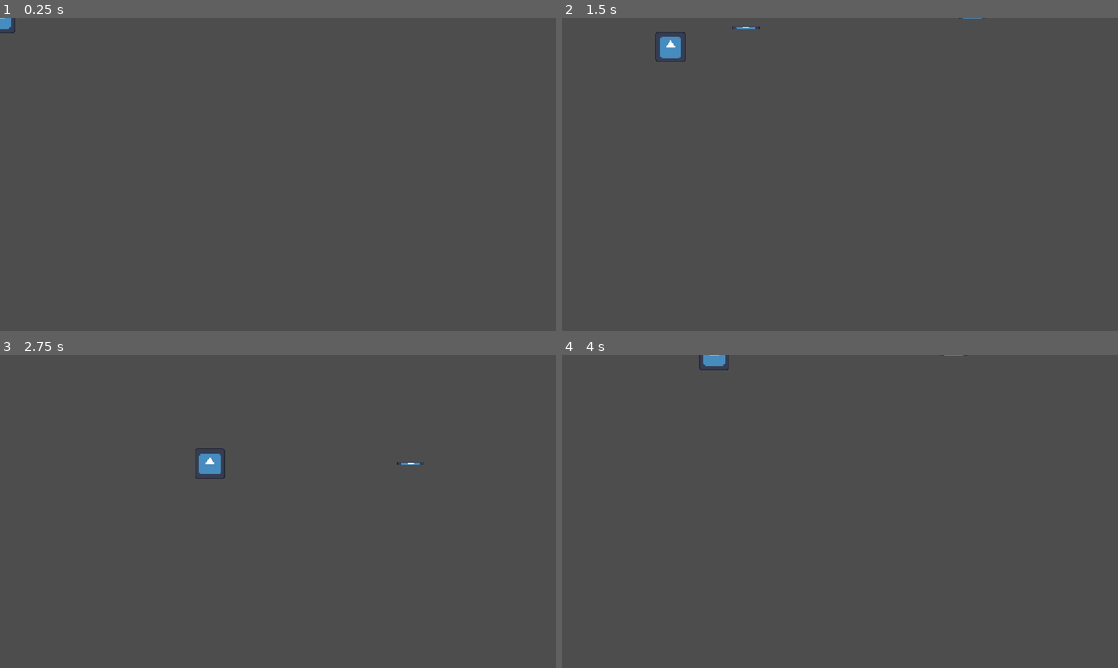
Above: before the commit, frames 1-4 (two rows, left to right).
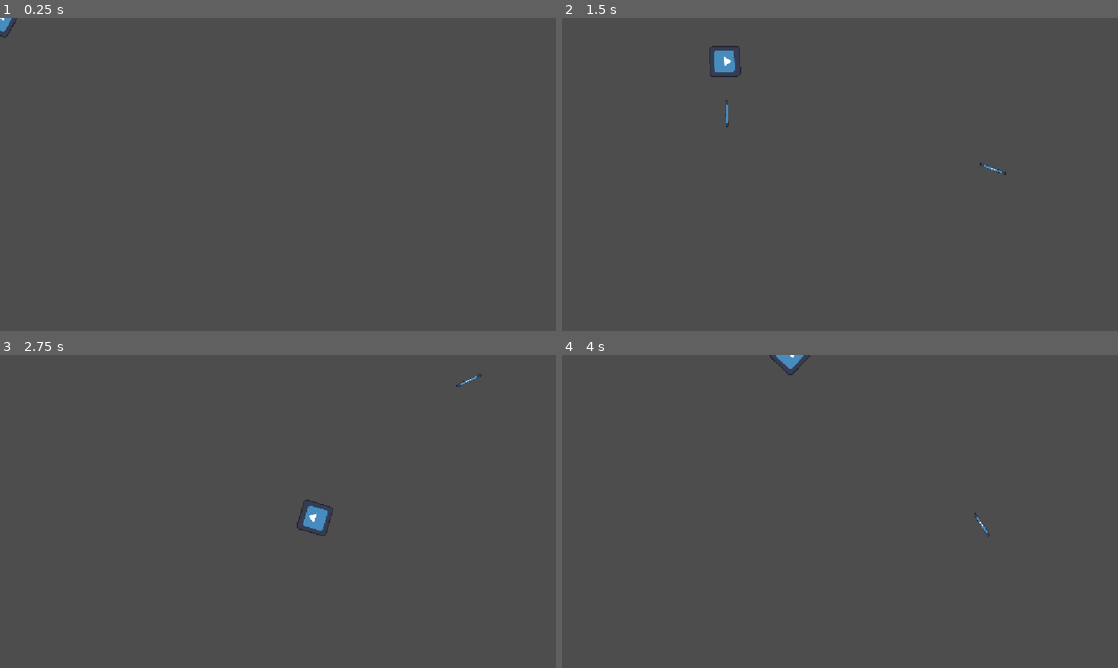
Above: after the commit, the same moments.

Repository: eee12342/New-Game
Game: Godot game, scene res://scenes/main.tscn
Same seed, same stepped clock (60 frames per second), same inputs: the game is played once before the commit and once after it. The engine's default icon, where the game draws it, is replaced by a stand-in: a white triangle on a blue panel in a dark square.
Inputs (mouse positions are in pixels of both pictures, inside the frame that each line leads up to):
- Up to frame 1 (0.25 s): no input
- Up to frame 2 (1.5 s): tap Enter at 0.5 s; move the mouse to (962, 158) at 0.52 s; hold D (right) 0.53-1.28 s; click (962, 158) at 0.6 s; move the mouse to (728, 190) at 1.27 s; hold S (down) from 1.28 s (still down); click (728, 190) at 1.35 s
- Up to frame 3 (2.75 s): move the mouse to (333, 442) at 2.02 s; release S (down) at 2.03 s; hold D (right) from 2.03 s (still down); click (333, 442) at 2.1 s
- Up to frame 4 (4 s): move the mouse to (812, 574) at 2.77 s; release D (right) at 2.78 s; hold W (up) 2.78-3.53 s; click (812, 574) at 2.85 s; move the mouse to (1006, 558) at 3.52 s; hold A (left) from 3.53 s (still down); click (1006, 558) at 3.6 s

The runs differ from the first frame. In frame 1, less than 0.1% of the frame differs, in the area x 0-3%, y 0-7%; in frame 2, 0.7%, in the area x 16-80%, y 0-51%; in frame 3, 0.7%; in frame 4, 0.4%.

Commit message:
Add Messenger autoload; improve bullets and add Enemy
Add Messenger.gd and register it as an autoload in project.godot. Refactor bullet behavior: expose pos/rot/dir, initialize global_position/global_rotation in _ready, rotate velocity by dir, and increase default scene speed. Update character.gd to pass spawn position, direction and rotation to bullets and add look_at-based rotation handling. Add a new Enemy.tscn scene and set Character instance speed in main.tscn.

Diff:
--- /dev/null
+++ b/Messenger.gd
@@ -0,0 +1,11 @@
+extends Node
+
+
+# Called when the node enters the scene tree for the first time.
+func _ready() -> void:
+	pass # Replace with function body.
+
+
+# Called every frame. 'delta' is the elapsed time since the previous frame.
+func _process(_delta: float) -> void:
+	pass
--- a/project.godot
+++ b/project.godot
@@ -14,6 +14,10 @@
 run/main_scene="uid://dctqyiq4smcbi"
 config/features=PackedStringArray("4.7", "GL Compatibility")
 config/icon="res://icon.svg"
+
+[autoload]
+
+Messenger="*uid://tu14cpxutfpv"
 
 [display]
 
--- a/scenes/character/bullet/bullet.gd
+++ b/scenes/character/bullet/bullet.gd
@@ -3,8 +3,15 @@
 
 @export var speed := 600
 var pos: Vector2
+var rot: float
+var dir: float
+
+
+func _ready() -> void:
+	global_position = pos
+	global_rotation = rot
 
 
 func _physics_process(_delta: float) -> void:
-	velocity = Vector2(speed, 0)
+	velocity = Vector2(speed, 0).rotated(dir)
 	move_and_slide()
--- a/scenes/character/bullet/bullet.tscn
+++ b/scenes/character/bullet/bullet.tscn
@@ -11,7 +11,7 @@
 collision_layer = 2
 collision_mask = 0
 script = ExtResource("1_jxok7")
-speed = 900
+speed = 1000
 
 [node name="Sprite" type="Sprite2D" parent="." unique_id=537784310]
 scale = Vector2(0.890625, 0.09375001)
--- a/scenes/character/character.gd
+++ b/scenes/character/character.gd
@@ -18,6 +18,7 @@
 
 	if Input.is_action_just_pressed("fire"):
 		fire()
+	handle_rotation()
 
 	move_and_slide()
 
@@ -26,5 +27,11 @@
 
 func fire() -> void:
 	var bullet = bullet_path.instantiate()
-	bullet.global_position = bullet_spawn.global_position
+	bullet.pos = bullet_spawn.global_position
+	bullet.dir = rotation
+	bullet.rot = global_rotation
 	get_parent().add_child(bullet)
+
+
+func handle_rotation() -> void:
+	look_at(get_global_mouse_position())
--- /dev/null
+++ b/scenes/enemy/enemy.tscn
@@ -0,0 +1,15 @@
+[gd_scene format=3 uid="uid://c7l0chwjkwn0j"]
+
+[ext_resource type="Texture2D" uid="uid://xb5n4088hw6r" path="res://icon.svg" id="1_4a83h"]
+
+[sub_resource type="RectangleShape2D" id="RectangleShape2D_bhunq"]
+size = Vector2(128, 129)
+
+[node name="Enemy" type="CharacterBody2D" unique_id=243331702]
+
+[node name="Sprite" type="Sprite2D" parent="." unique_id=603739376]
+texture = ExtResource("1_4a83h")
+
+[node name="CollisionShape2D" type="CollisionShape2D" parent="." unique_id=559677973]
+position = Vector2(0, -0.5)
+shape = SubResource("RectangleShape2D_bhunq")
--- a/scenes/main.tscn
+++ b/scenes/main.tscn
@@ -5,3 +5,4 @@
 [node name="Main" type="Node2D" unique_id=264343159]
 
 [node name="Character" parent="." unique_id=628092636 instance=ExtResource("1_o5qli")]
+speed = 450.0
Not shown, added: Messenger.gd.uid
